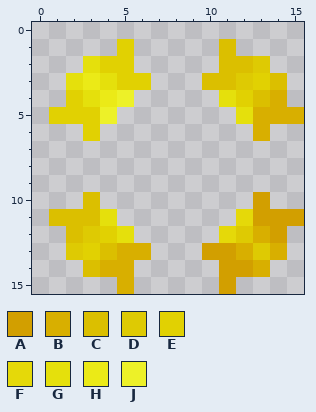
A pixel-art sprite gets an edit: src/main/resources/assets/integrateddynamics/textures/valuetypes/double.png. The picture above is the old version.
The file is 16x16 pixels. Colours within 5 levels of each other are drawn and written as one.
Palette (. is transparent): A #d29f00  B #d8af00  C #dbbf00  D #deca03  E #e1d102  F #e5d909  G #e5e00c  H #ebea17  J #edf128
Pixels before, first column x 1:
 1 ....E.....C....
 2 ..GEE.....CCD..
 3 .GHGEE...CCDEC.
 4 .EGHJ.....GECB.
 5 EEEJ.......GBBB
 6 ..E.........B..
 7 ...............
 8 ...............
 9 ...............
10 ..C.........A..
11 CCCG.......FAAA
12 .CDEG.....FDBA.
13 .DECBB...AABDB.
14 ..CBB.....AAB..
15 ....B.....A....
After the commit:
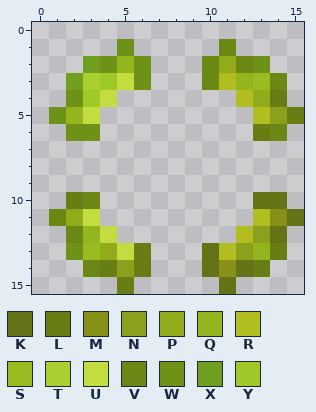
Colours new in this view: K #647315  L #697d15  M #87911a  N #8ba01c  P #91ab1b  Q #93b61f  R #b2bd20  S #99bd21  T #a9cf31  U #c3dc40  V #6b8815  W #6e9217  X #709e1f  Y #9fc927
The exact change:
Changed rows in their new state; - is an unchanged pixel.
first column x 1:
 1 ----W-----V----
 2 --XWQW---VPVW--
 3 -XTYUW---VRQSV-
 4 -WYU.-----.RPL-
 5 WQU.-------.RNL
 6 -WW---------LV-
first column x 1:
10 -LV---------KK-
11 VPU.-------.RMK
12 -VQU.-----.RNK-
13 -WSPUL---KRNQL-
14 --VLNL---KMKL--
15 ----L-----K----
